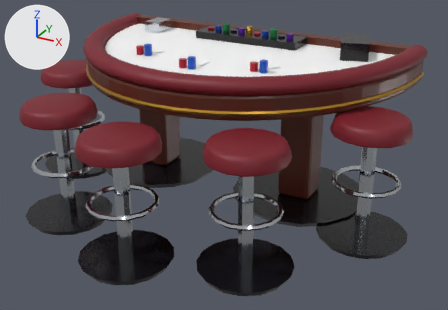
Before and after pictures for a commit that changed the glTF model v2/assets/models/table-blackjack.glb.
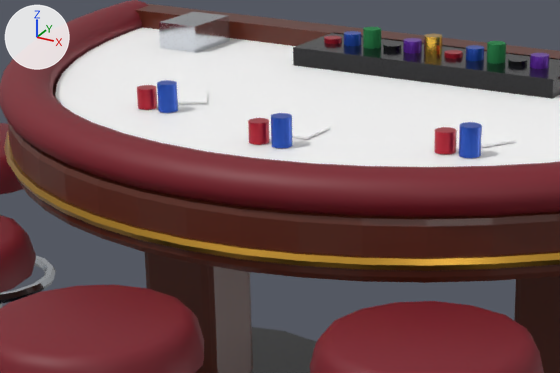
There are two pictures of each version: one whole from a 50 mm camera at (2.56, -3.61, 1.59) aimed at (1.16, -1.07, 0.32), one close up on the part from 19% to 67% of the width and 4% to 50% of the height. Lighting does not change. The marker at upper left points along +X, +Y and +Z. The older version's two pictures come first. Objects named as collision shapes, trigger or cutter boxes, shadow casters or lower levels of detail are left out. Where no turn or scale is listed for an object, it has been applied to the vertices. Vertices at exactly the same position are counted once.

The older version as bpy lines, for what is in view:
```python
me_table_blackjack_lod0_001 = bpy.data.meshes.new('table-blackjack_lod0.001')
me_table_blackjack_lod0_001.from_pydata(...)  # 2526 vertices, 4864 faces; spans x -0.1..2.1, y -1.92..-0.3, z 0.0..0.85
me_table_blackjack_lod0_001.materials.append(mat_blackgloss)
me_table_blackjack_lod0_001.materials.append(mat_mahogany)
me_table_blackjack_lod0_001.materials.append(mat_decal_bjfelt)
me_table_blackjack_lod0_001.materials.append(mat_leatherred)
me_table_blackjack_lod0_001.materials.append(mat_brass)
me_table_blackjack_lod0_001.materials.append(mat_cabinetred)
me_table_blackjack_lod0_001.materials.append(mat_cabinetblue)
me_table_blackjack_lod0_001.materials.append(mat_feltgreen)
me_table_blackjack_lod0_001.materials.append(mat_cabinetpurple)
me_table_blackjack_lod0_001.materials.append(mat_gold)
me_table_blackjack_lod0_001.materials.append(mat_chrome)
me_table_blackjack_lod0_001.materials.append(mat_white)
ob_table_blackjack_lod0 = bpy.data.objects.new('table-blackjack_lod0', me_table_blackjack_lod0_001)
ob_table_blackjack_lod0.location = (0.0, 0.0, 0.0)
```
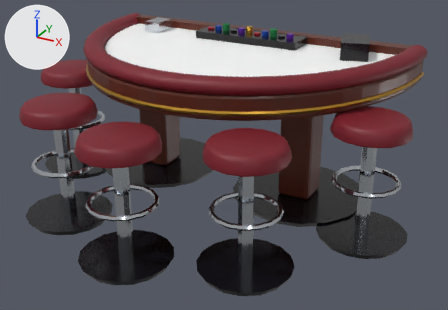
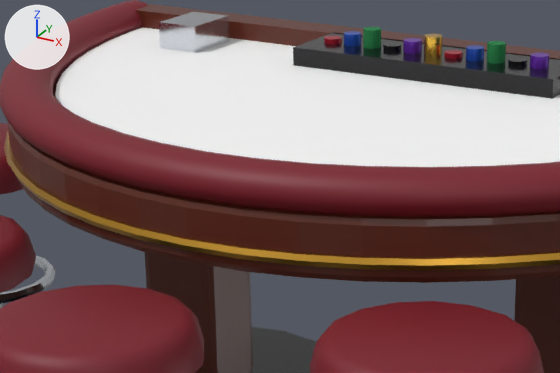
Where the change shows, as pixel boxes (x1, y1, x2, y2) in the close-ups (560 x 373 px):
part 1 of me_table_blackjack_lod0_001, deleted: before (137, 80, 516, 158)

The change, as a diff of the scene's bpy script:
```diff
--- a/v2/assets/models/table-blackjack.glb.py
+++ b/v2/assets/models/table-blackjack.glb.py
@@ me_table_blackjack_lod0_001 @@
 # used by ob_table_blackjack_lod0; location = (0.0, 0.0, 0.0)
-me_table_blackjack_lod0_001.from_pydata(...)  # 2526 vertices, 4864 faces; spans x -0.1..2.1, y -1.92..-0.3, z 0.0..0.85
+me_table_blackjack_lod0_001.from_pydata(...)  # 2382 vertices, 4612 faces; spans x -0.1..2.1, y -1.92..-0.3, z 0.0..0.85
+# me_table_blackjack_lod0_001 part 1: 9 loose pieces with 144 vertices, spanning x 0.61..1.38, y -1.14..-0.86, z 0.76..0.82, are deleted
 me_table_blackjack_lod0_001.materials.append(mat_blackgloss)
@@ me_table_blackjack_lod0_001 @@
 me_table_blackjack_lod0_001.materials.append(mat_chrome)
-me_table_blackjack_lod0_001.materials.append(mat_white)
```
